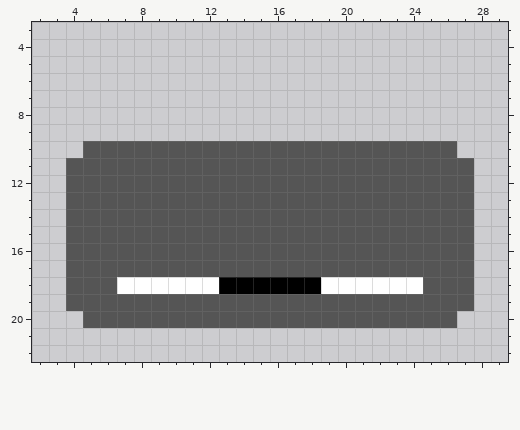
One commit to this pixel-art sprite: packages/nouns-img-permutator/assets/layer-3/head-hockeypuck.png. The picture above is the old version.
The file is 32x32 pixels. Shown: x 2..29, y 3..22.
The result:
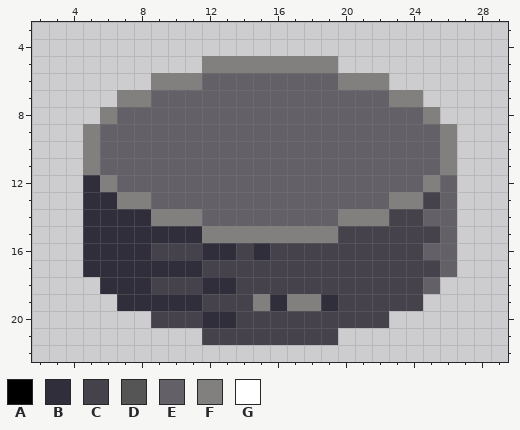
Palette (. is transparent): A #000000  B #312e3c  C #45424c  D #555555  E #636167  F #81807f  G #ffffff
The edit:
Changed rows in their new state; - is an unchanged pixel.
first column x 4:
 5 --------FFFFFFFF--------
 6 -----FFFEEEEEEEEFFF-----
 7 ---FFEEEEEEEEEEEEEEFF---
 8 --FEEEEEEEEEEEEEEEEEEF--
 9 -FEEEEEEEEEEEEEEEEEEEEF-
10 -FEEEEEEEEEEEEEEEEEEEEF-
11 .FEEEEEEEEEEEEEEEEEEEEF.
12 .BFEEEEEEEEEEEEEEEEEEFE.
13 .BBFFEEEEEEEEEEEEEEFFCE.
14 .BBBBFFFEEEEEEEEFFFCCEE.
15 .BBBBBBBFFFFFFFFCCCCCCE.
16 .BBBBCCCBBCBCCCCCCCCCEE.
17 .BBBBBBBCCCCCCCCCCCCCCE.
18 ..BBBCCCBBCCCCCCCCCCCE..
19 ...BBBBBCCCFBFFBCCCCC...
20 -....CCCBBCCCCCCCCC....-
21 --------CCCCCCCC--------
Pixel boxes of the changes (left, top, right, bottom) in both pictures:
changed: (66, 56, 474, 345)
